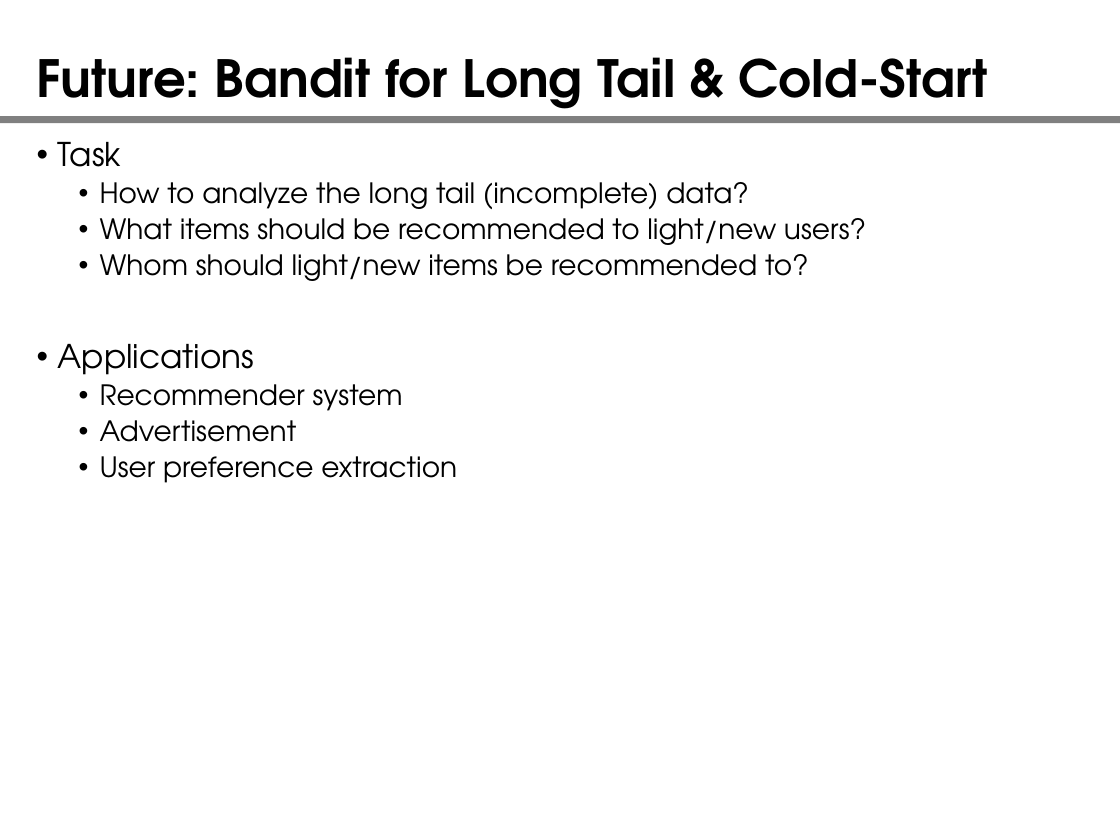
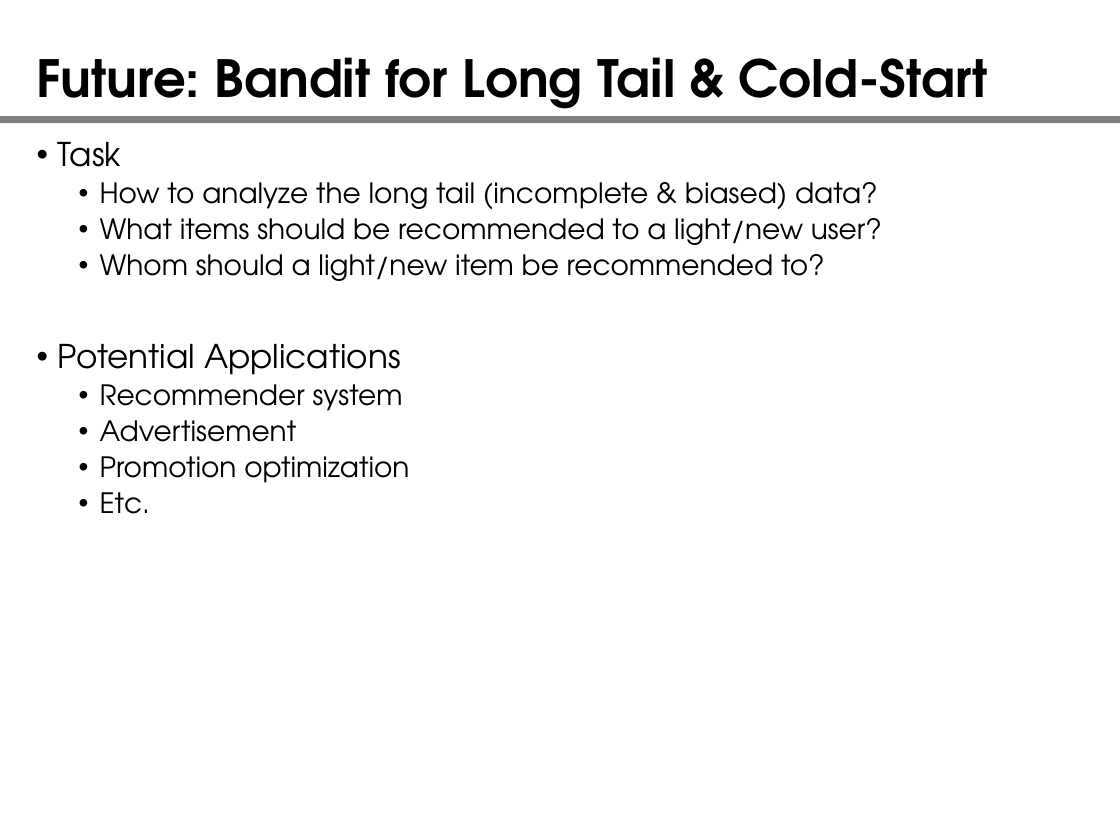
Before and after one commit to yangbin64/document, a slide deck: slide 8 of introduction.pptx (slide 6 before the commit). Drawn at 1120x840 pixels with LibreOffice and Linux fonts; fonts in the diff are those of the drawing. Boxes give left, top, right and bottom in pixels: in the first picture for what was removed or moved away, otherwise in the second. Text is boxed around its words. In the diff, an @@ line names an element or a change of style, - is before the commit and + after.

```diff
--- a/introduction.pptx
+++ b/introduction.pptx
@@ text at bbox=[58, 182, 882, 375]: text changed @@
-  • How to analyze the long tail (incomplete) data?
-  • What items should be recommended to light/new users?
-  • Whom should light/new items be recommended to?
-• Applications
+  • How to analyze the long tail (incomplete & biased) data?
+  • What items should be recommended to a light/new user?
+  • Whom should a light/new item be recommended to?
+• Potential Applications
@@ text at bbox=[100, 456, 409, 514]: text changed @@
-  • User preference extraction
+  • Promotion optimization
+  • Etc.
```
Also in this commit, not shown: 4 other slides changed, 2 slides added, 1 slide removed.
